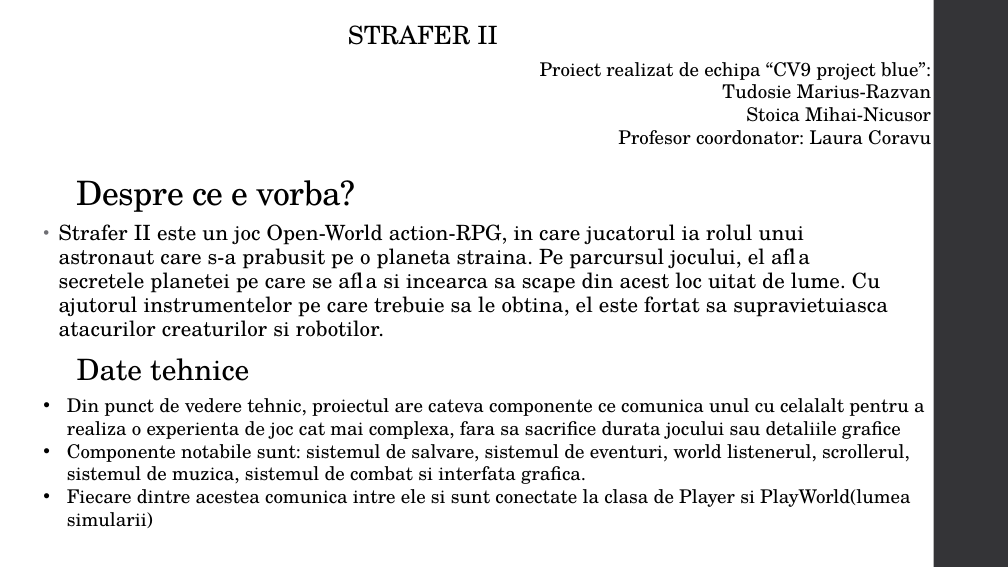
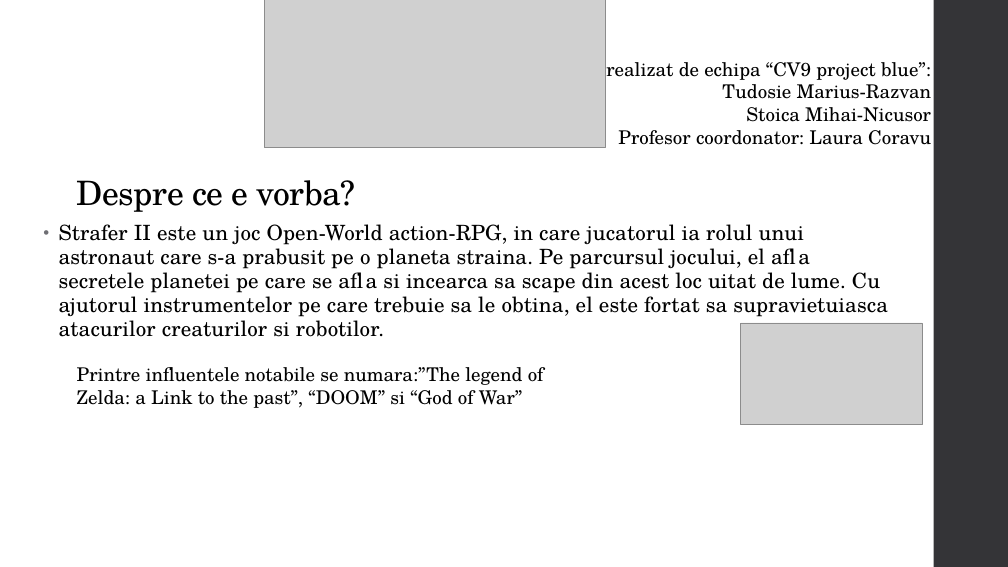
Before and after one commit to Mars-Zero/Strafer-II, a slide deck: slide 1 of Strafer II.pptx. Drawn at 1008x567 pixels with LibreOffice and Linux fonts; fonts in the diff are those of the drawing; grey boxes stand for pictures. Boxes give left, top, right and bottom in pixels: in the first picture for what was removed or moved away, otherwise in the second. Text is boxed around its words. In the diff, an @@ line names an element or a change of style, - is before the commit and + after.

```diff
--- a/Strafer II.pptx
+++ b/Strafer II.pptx
@@ picture added at [264,0,605,147] @@
@@ text removed at [348,25,497,45] @@
-STRAFER II
@@ picture added at [741,323,923,424] @@
@@ text removed at [77,358,249,381] @@
-Date tehnice
@@ text added at [77,367,544,408], 18 pt, text #000000 @@
+Printre influentele notabile se numara:”The legend of Zelda: a Link to the past”, “DOOM” si “God of War”
@@ text removed at [67,398,925,528] @@
-• Din punct de vedere tehnic, proiectul are cateva componente ce comunica unul cu celalalt pentru a realiza o experienta de joc cat mai complexa, fara sa sacrifice durata jocului sau detaliile grafice
-• Componente notabile sunt: sistemul de salvare, sistemul de eventuri, world listenerul, scrollerul, sistemul de muzica, sistemul de combat si interfata grafica.
-• Fiecare dintre acestea comunica intre ele si sunt conectate la clasa de Player si PlayWorld(lumea simularii)
```
Also in this commit, not shown: 4 other slides changed, 2 slides added, 1 slide removed, 3 other files.
